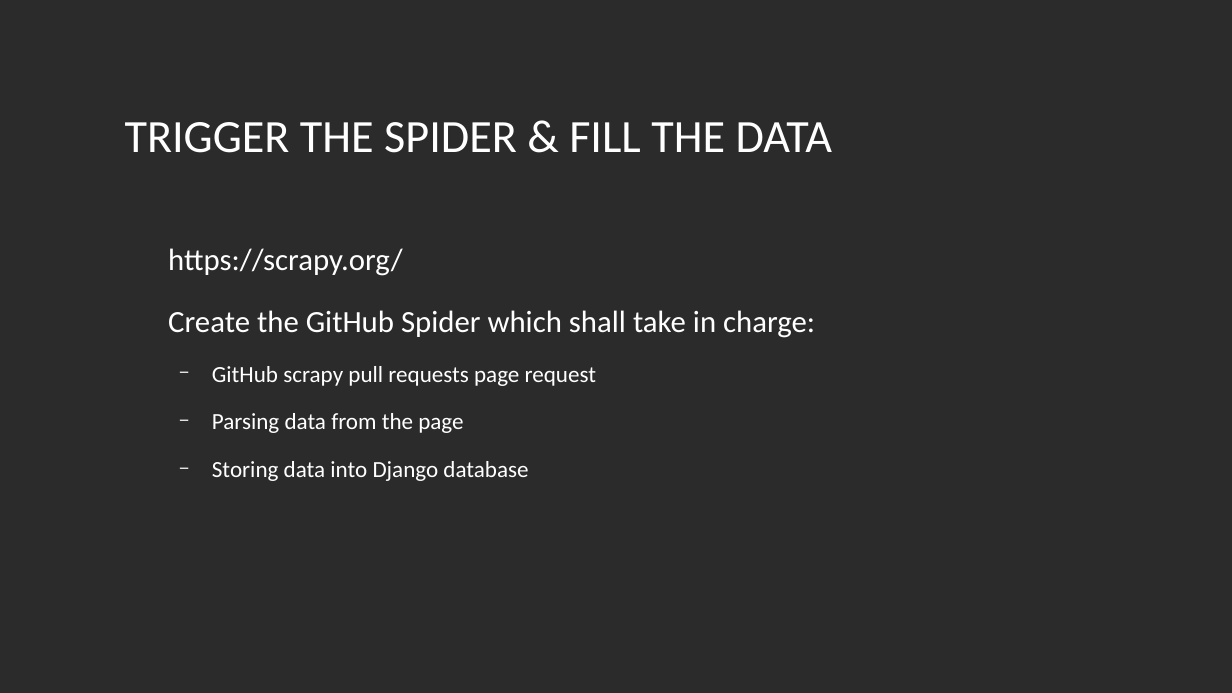
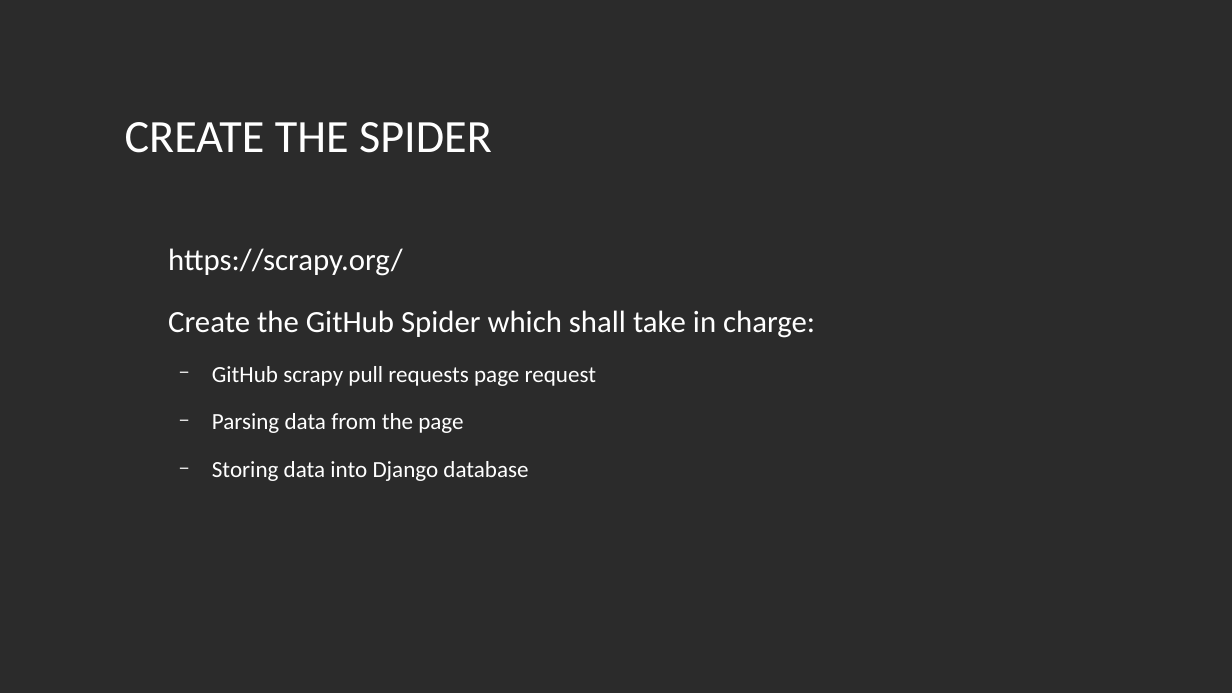
Before and after one commit to nam4dev/web_scraping_presentation, a slide deck: slide 14 of presentation/webscrapping_presentation.odp (slide 16 before the commit). Drawn at 1232x693 pixels with LibreOffice and Linux fonts; fonts in the diff are those of the drawing; background and template pictures are left out; a plain dark background stands for a picture behind light text. Boxes give left, top, right and bottom in pixels: in the first picture for what was removed or moved away, otherwise in the second. Text is boxed around its words. In the diff, an @@ line names an element or a change of style, - is before the commit and + after.

```diff
--- a/presentation/webscrapping_presentation.odp
+++ b/presentation/webscrapping_presentation.odp
@@ title at (x1=125, y1=122, x2=492, y2=153): text changed @@
-TRIGGER THE SPIDER & FILL THE DATA
+CREATE THE SPIDER
```
Also in this commit, not shown: 9 other slides changed, 3 slides added, 13 other files.
